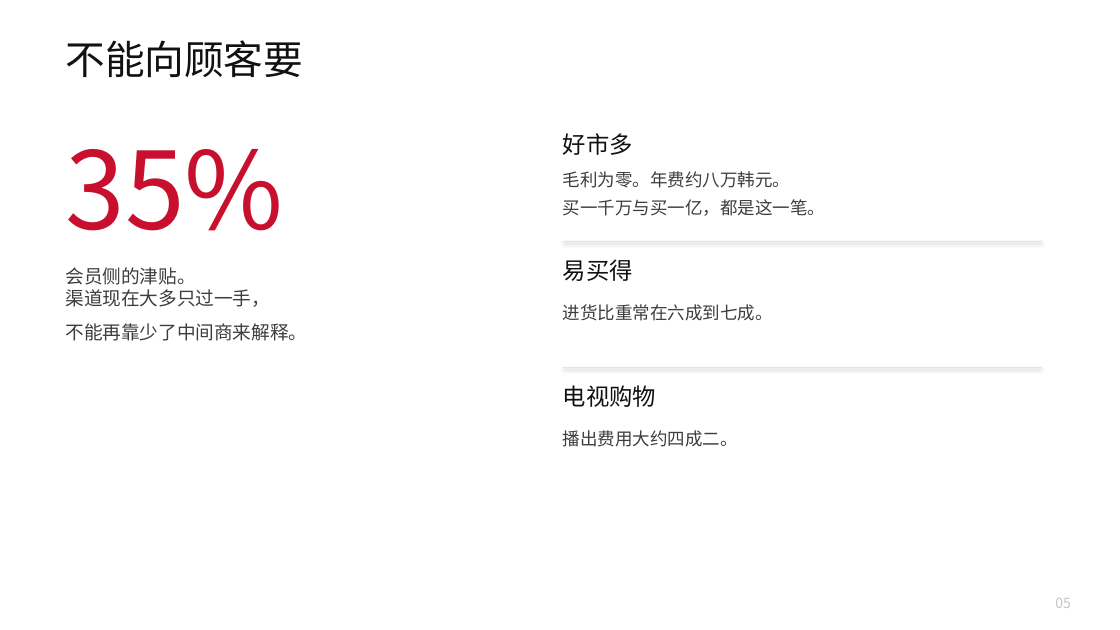
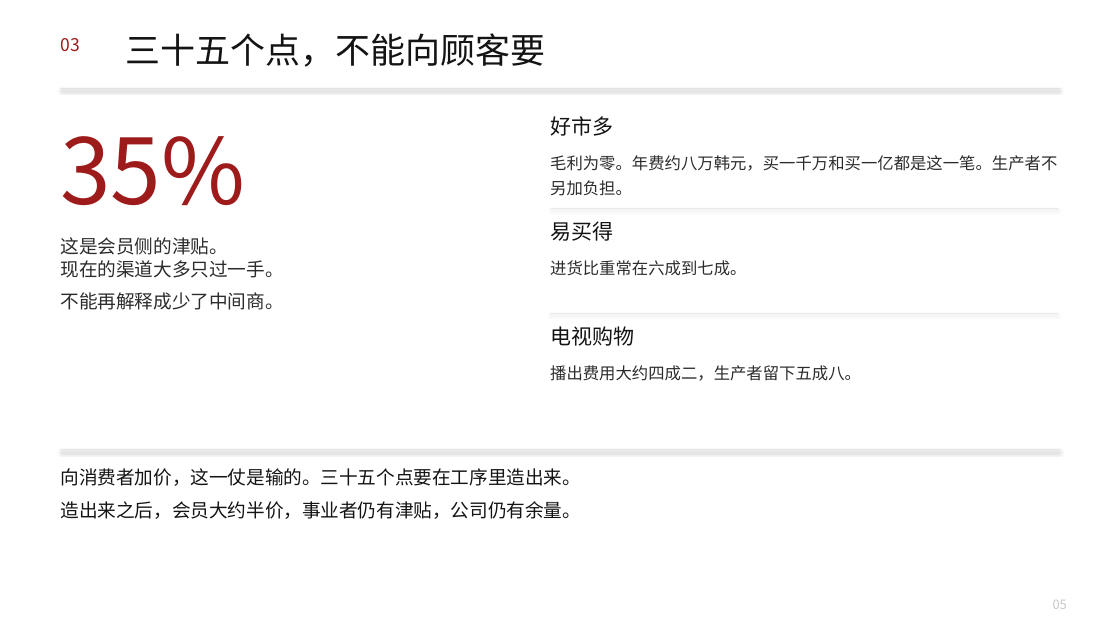
Before and after one commit to headshot9999/xiaoyi, a slide deck: slide 5 of 艾多美何以成为100兆韩元企业.pptx. Drawn at 1120x630 pixels with LibreOffice and Linux fonts; fonts in the diff are those of the drawing. Boxes give left, top, right and bottom in pixels: in the first picture for what was removed or moved away, otherwise in the second. Text is boxed around its words. In the diff, an @@ line names an element or a change of style, - is before the commit and + after.

```diff
--- a/艾多美何以成为100兆韩元企业.pptx
+++ b/艾多美何以成为100兆韩元企业.pptx
@@ text added at bbox=[60, 38, 79, 52], 15 pt, text #9E1B1B @@
+03
@@ text at bbox=[126, 33, 546, 67]: text changed; size 34 to 30 pt; text colour #111111 to #141414 @@
-不能向顾客要
+三十五个点，不能向顾客要
@@ rectangle added at bbox=[60, 88, 1060, 89], fill #E2E2E2 @@
@@ text "35%": place and size @@
-text "35%" at bbox=[65, 149, 283, 231]
+text "35%" at bbox=[60, 136, 245, 206]
@@ text "35%" at bbox=[60, 136, 245, 206]: size 92 to 78 pt, text colour #C8102E to #9E1B1B @@
@@ text "好市多": place and size @@
-text "好市多" at bbox=[563, 133, 633, 155]
+text "好市多" at bbox=[550, 116, 613, 136]
@@ text at bbox=[550, 155, 1057, 196]: text changed; size 15 to 14 pt; text colour #3D3D3D to #2C2C2C @@
-毛利为零。年费约八万韩元。
-买一千万与买一亿，都是这一笔。
+毛利为零。年费约八万韩元，买一千万和买一亿都是这一笔。生产者不另加负担。
@@ rectangle: place and size @@
-rectangle at bbox=[563, 241, 1042, 242]
+rectangle at bbox=[550, 208, 1059, 209]
@@ rectangle at bbox=[550, 208, 1059, 209]: fill #E4E4E4 to #E2E2E2 @@
@@ text at bbox=[60, 237, 283, 310]: text changed; text colour #3D3D3D to #2C2C2C @@
-会员侧的津贴。
-渠道现在大多只过一手，
-不能再靠少了中间商来解释。
+这是会员侧的津贴。
+现在的渠道大多只过一手。
+不能再解释成少了中间商。
@@ text "易买得": place and size @@
-text "易买得" at bbox=[563, 259, 633, 281]
+text "易买得" at bbox=[550, 221, 613, 241]
@@ text "进货比重常在六成到七成。": place and size @@
-text "进货比重常在六成到七成。" at bbox=[563, 304, 773, 321]
+text "进货比重常在六成到七成。" at bbox=[550, 260, 746, 276]
@@ text "进货比重常在六成到七成。" at bbox=[550, 260, 746, 276]: size 15 to 14 pt, text colour #3D3D3D to #2C2C2C; line spacing 1.35 to 1.3 @@
@@ size 20 to 18 pt, text colour #111111 to #141414 in 3 elements at bbox=[550, 116, 613, 136], bbox=[550, 221, 613, 241], bbox=[550, 326, 634, 346] @@
@@ text "电视购物": place and size @@
-text "电视购物" at bbox=[563, 385, 656, 407]
+text "电视购物" at bbox=[550, 326, 634, 346]
@@ rectangle at bbox=[550, 313, 1059, 314]: fill #E4E4E4 to #E2E2E2 @@
@@ rectangle: place and size @@
-rectangle at bbox=[563, 367, 1042, 368]
+rectangle at bbox=[550, 313, 1059, 314]
@@ text at bbox=[550, 365, 861, 381]: text changed; size 15 to 14 pt; text colour #3D3D3D to #2C2C2C @@
-播出费用大约四成二。
+播出费用大约四成二，生产者留下五成八。
@@ rectangle added at bbox=[60, 450, 1060, 450], fill #E2E2E2 @@
@@ text added at bbox=[60, 468, 581, 519], 16 pt, text #141414 @@
+向消费者加价，这一仗是输的。三十五个点要在工序里造出来。
+造出来之后，会员大约半价，事业者仍有津贴，公司仍有余量。
@@ text "05" at bbox=[1053, 600, 1067, 609]: size 12 to 11 pt, text colour #C4C4C4 to #C8C8C8 @@
```
Also in this commit, not shown: 11 other slides changed, 2 slides added, 3 slides removed, 2 other files.
